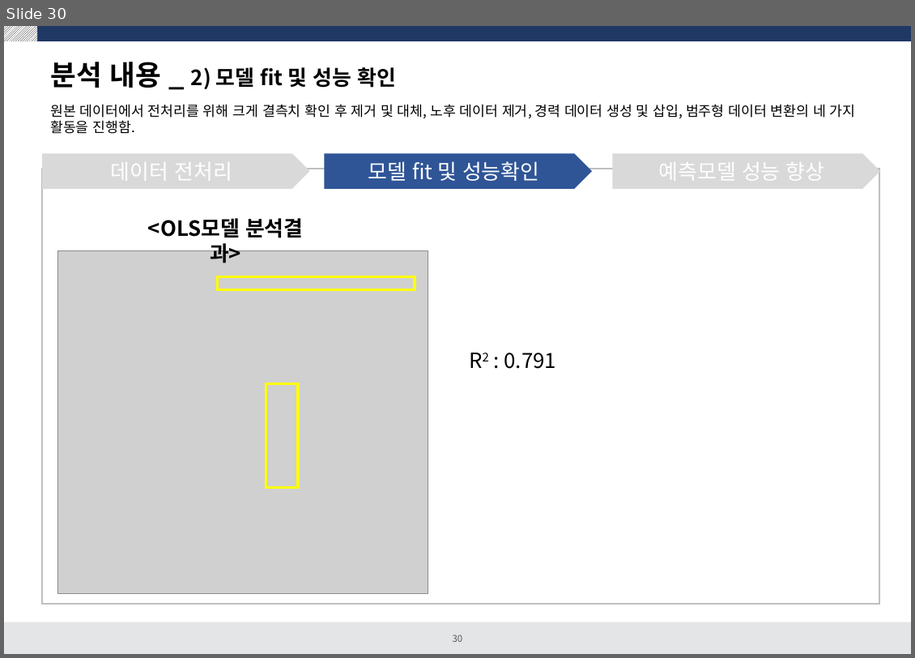
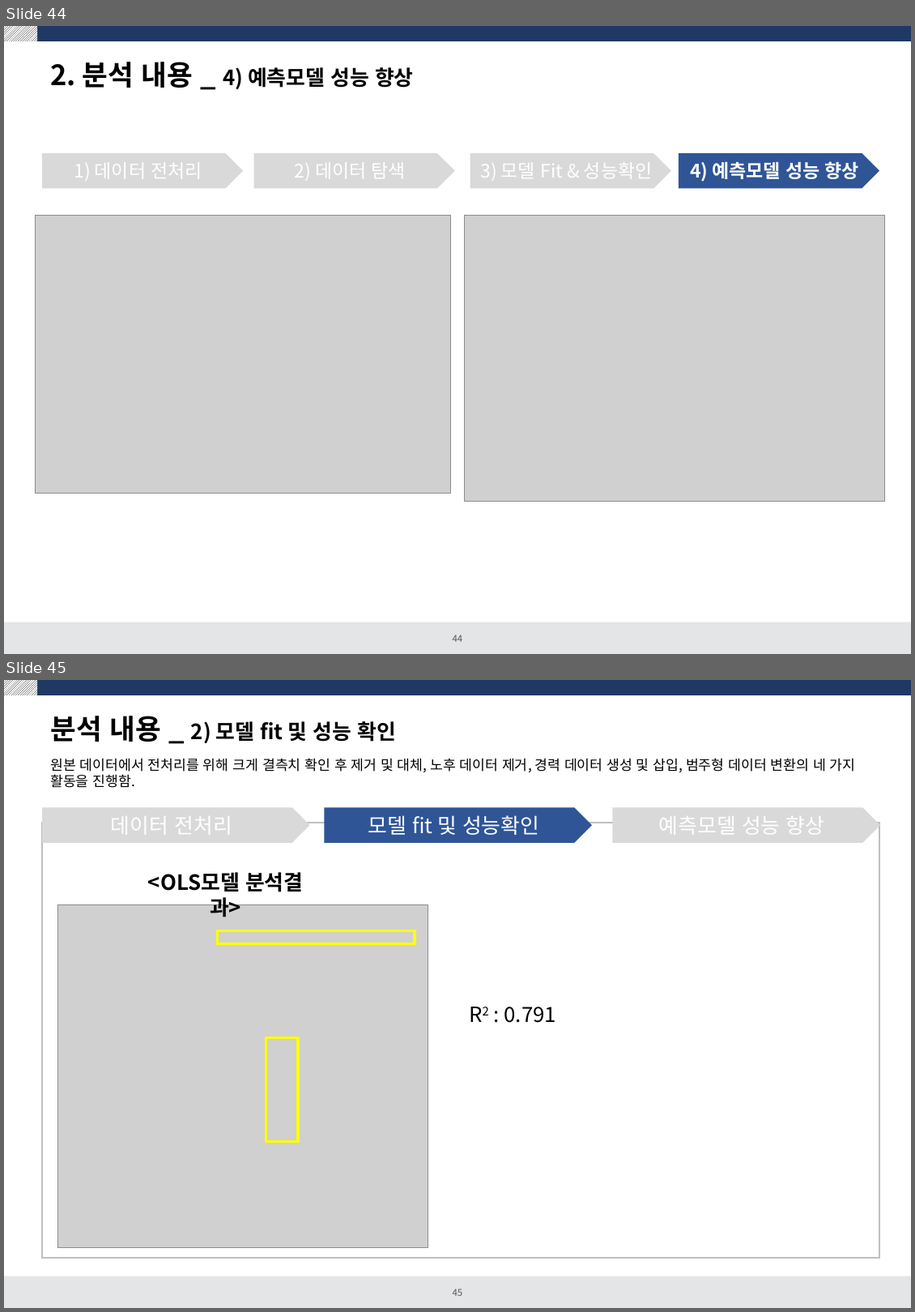
Before and after one commit to dss-14th/Regression_3_project, a slide deck: 여성임금 예측프로젝트.pptx. Shown one above the other, each under a label of ours: slide 30 before the commit, slides 44 and 45 after it. The pictures are 915x658 and 915x1312 pixels, drawn with LibreOffice and Linux fonts; fonts in the diff are those of the drawing; grey boxes stand for pictures. Boxes give left, top, right and bottom in pixels: in the first picture for what was removed or moved away, otherwise in the second. Text is boxed around its words. In the diff, an @@ line names an element or a change of style, - is before the commit and + after.

```diff
--- a/여성임금 예측프로젝트.pptx
+++ b/여성임금 예측프로젝트.pptx
@@ slide 44 added at [4, 26, 911, 654], background #FFFFFF; not listed: 4 template elements that a slide beside it also shows @@
@@ title added at [50, 62, 414, 89], 18 pt, text #000000, bold @@
+2. 분석 내용 _ 4) 예측모델 성능 향상
@@ group added at [42, 153, 880, 189]: 4 pentagon arrows @@
+1) 데이터 전처리
+2) 데이터 탐색
+3) 모델 Fit & 성능확인
+4) 예측모델 성능 향상
@@ picture added at [36, 216, 451, 493] @@
@@ picture added at [465, 216, 885, 501] @@
@@ what was slide 30 is now slide 45 @@
@@ page number at [453, 1288, 463, 1296]: text changed @@
-30
+45
```
Also in this commit, not shown: 14 slides changed, 26 other slides added, 8 slides removed, 6 other files.
